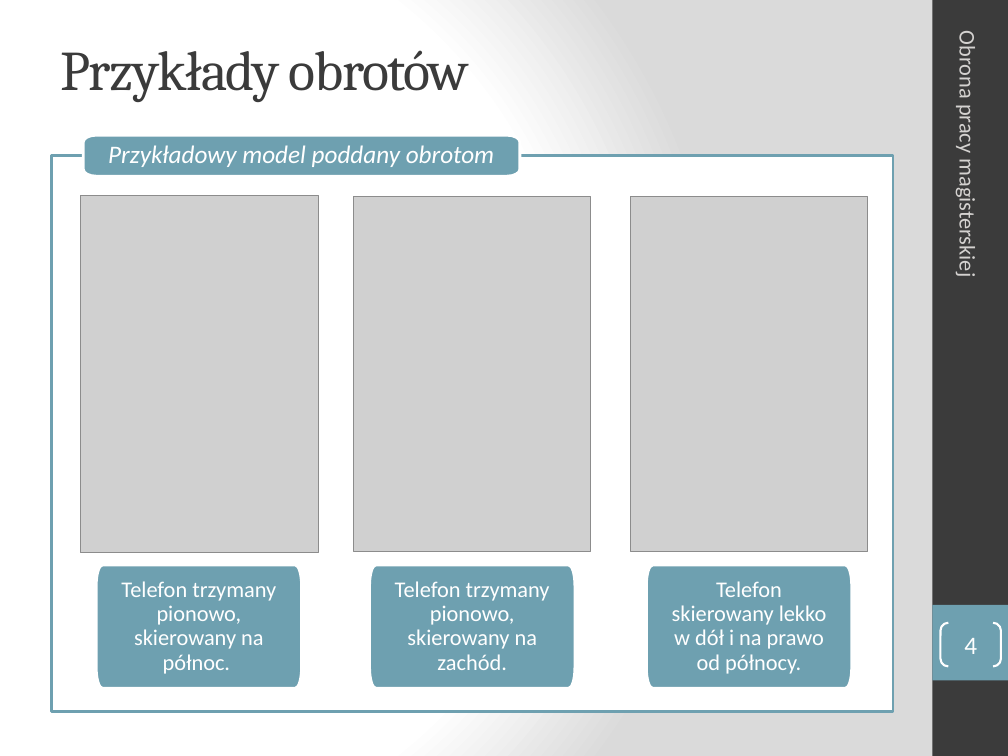
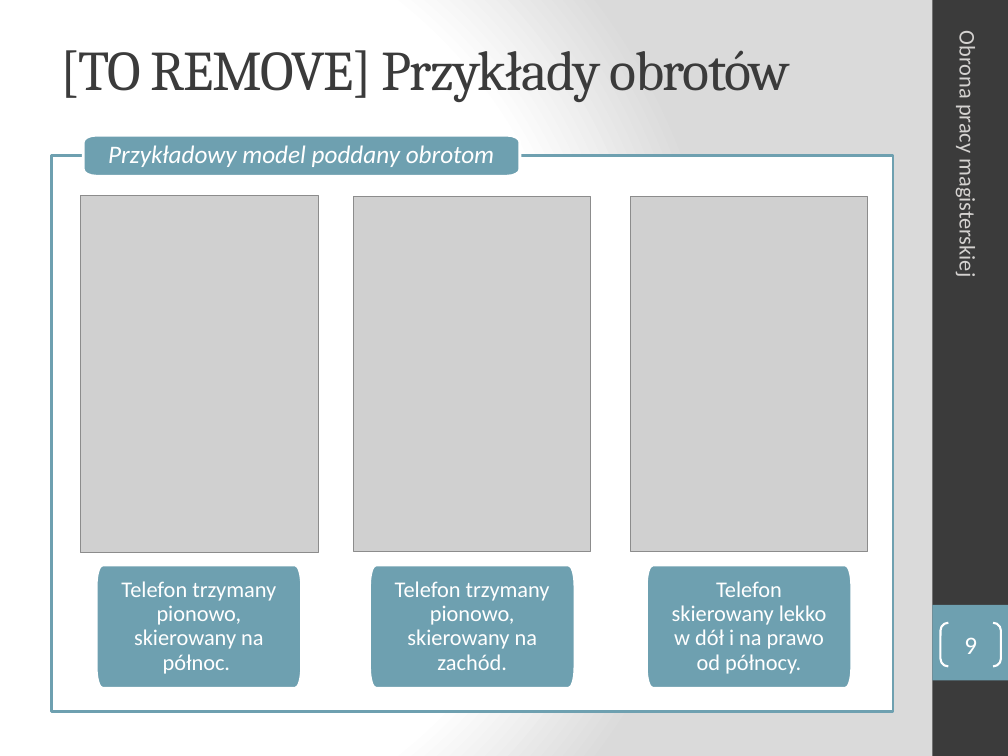
Before and after one commit to manisero/MasterThesis, a slide deck: slide 9 of thesis/presentation/presentation.pptx (slide 4 before the commit). Drawn at 1008x756 pixels with LibreOffice and Linux fonts; fonts in the diff are those of the drawing; grey boxes stand for pictures. Boxes give left, top, right and bottom in pixels: in the first picture for what was removed or moved away, otherwise in the second. Text is boxed around its words. In the diff, an @@ line names an element or a change of style, - is before the commit and + after.

```diff
--- a/thesis/presentation/presentation.pptx
+++ b/thesis/presentation/presentation.pptx
@@ title at <box>60,50,790,102</box>: text changed @@
-Przykłady obrotów
+[TO REMOVE] Przykłady obrotów
@@ page number at <box>964,637,977,654</box>: text changed @@
-4
+9
```
Also in this commit, not shown: 2 other slides changed, 5 slides added.
